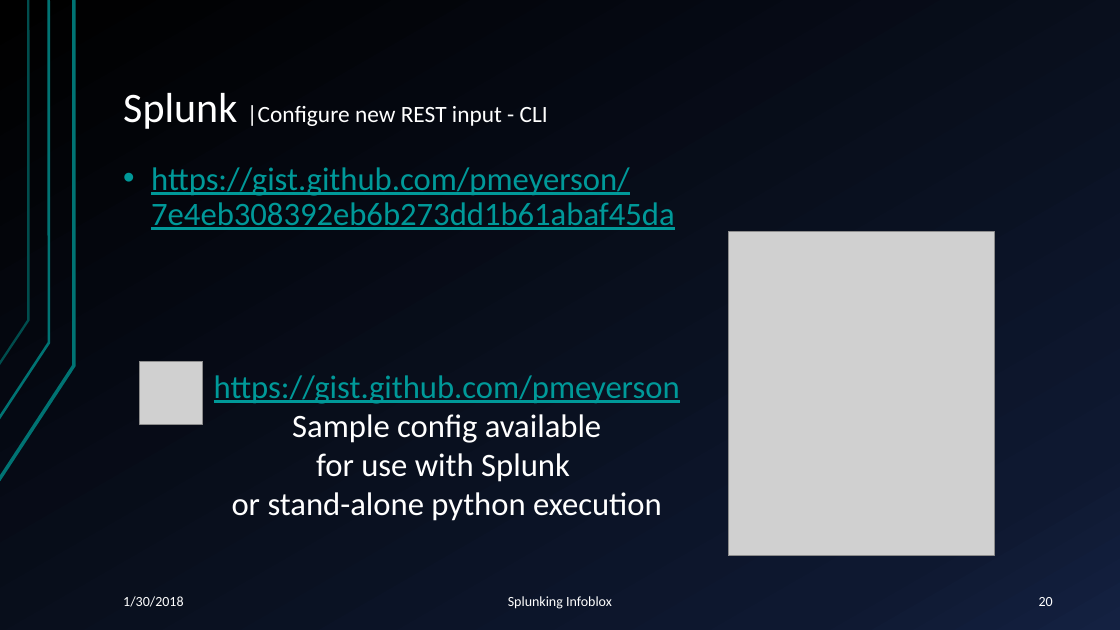
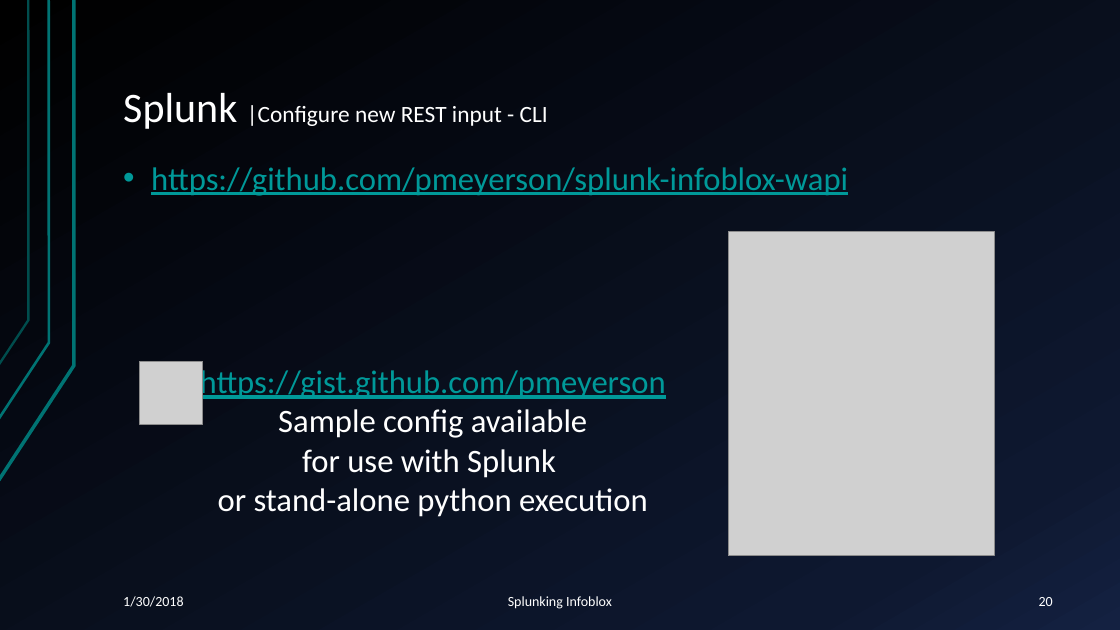
Before and after one commit to pmeyerson/splunk-infoblox-wapi, a slide deck: slide 20 of Splunking-Infoblox-IPAM-DNS-RPZ-Feeds.pptx. Drawn at 1120x630 pixels with LibreOffice and Linux fonts; fonts in the diff are those of the drawing; grey boxes stand for pictures. Boxes give left, top, right and bottom in pixels: in the first picture for what was removed or moved away, otherwise in the second. Text is boxed around its words. In the diff, an @@ line names an element or a change of style, - is before the commit and + after.

```diff
--- a/Splunking-Infoblox-IPAM-DNS-RPZ-Feeds.pptx
+++ b/Splunking-Infoblox-IPAM-DNS-RPZ-Feeds.pptx
@@ text at (151,167,848,196): text changed @@
-• https://gist.github.com/pmeyerson/7e4eb308392eb6b273dd1b61abaf45da
+• https://github.com/pmeyerson/splunk-infoblox-wapi
@@ text "https://gist.github.com/pmeyerson Sample config available fo ..." rewrapped from (214,375,680,521) to (200,367,666,517) @@
```
Also in this commit, not shown: 5 other slides changed, 1 slide removed.
